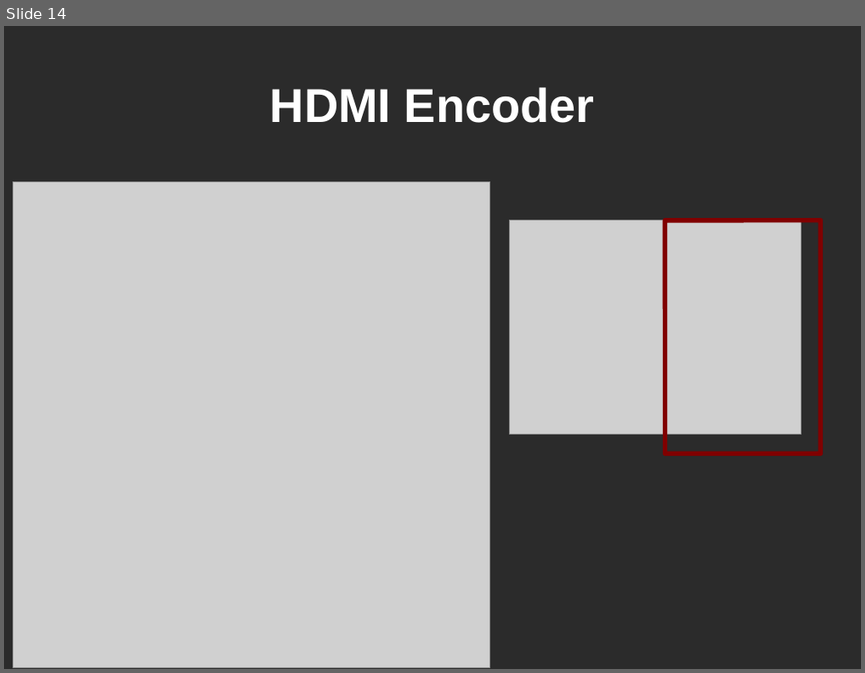
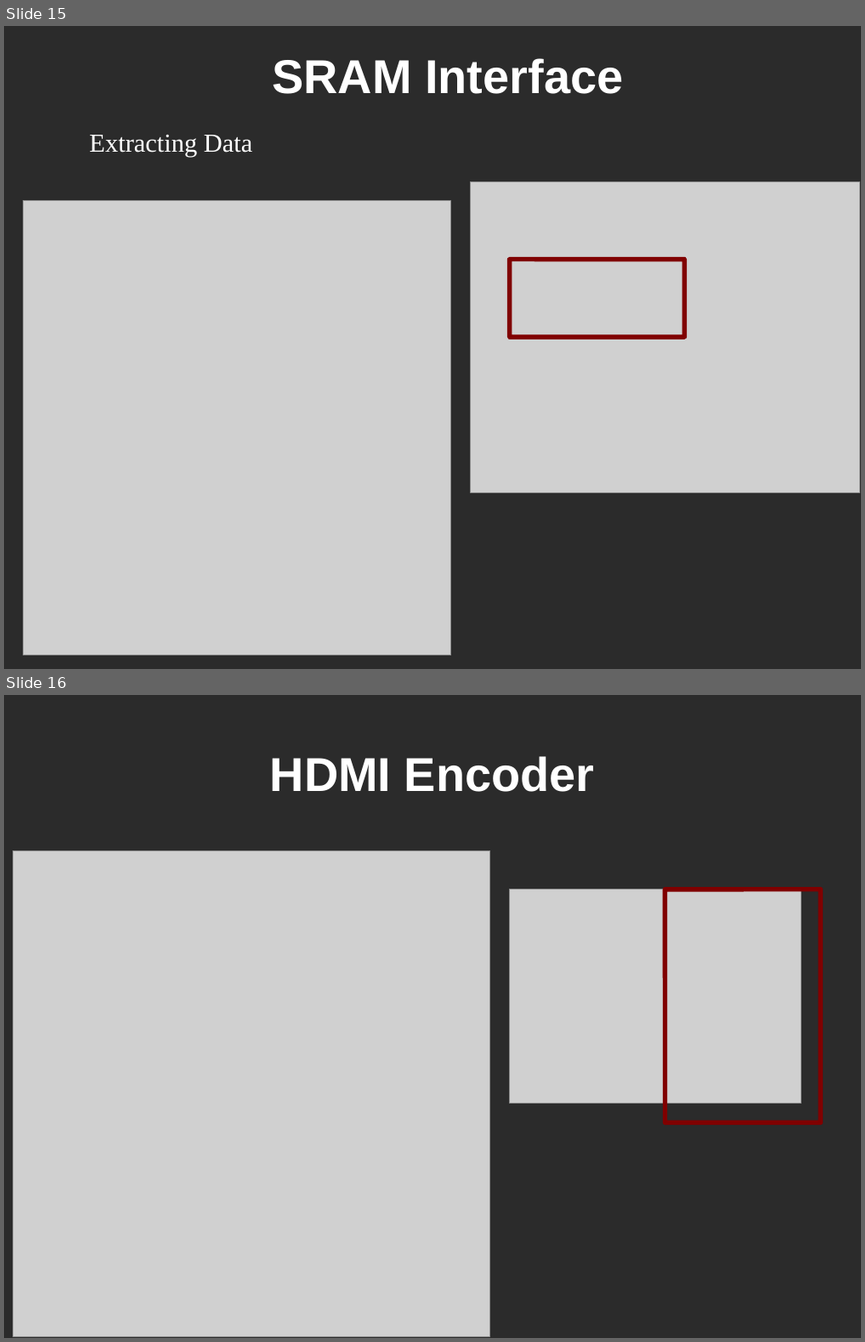
Before and after one commit to snowpuppy/ECE337, a slide deck: docs/ece337_2.ppt. Shown one above the other, each under a label of ours: slide 14 before the commit, slides 15 and 16 after it. The pictures are 865x673 and 865x1342 pixels, drawn with LibreOffice and Linux fonts; fonts in the diff are those of the drawing; grey boxes stand for pictures; background and template pictures are left out; a plain dark background stands for a picture behind light text. Boxes give left, top, right and bottom in pixels: in the first picture for what was removed or moved away, otherwise in the second. Text is boxed around its words. In the diff, an @@ line names an element or a change of style, - is before the commit and + after.

```diff
--- a/docs/ece337_2.ppt
+++ b/docs/ece337_2.ppt
@@ slide 15 added at (4, 26, 861, 669), background picture (left out) @@
@@ title added at (272, 58, 623, 94), 44 pt, text #FFFFFF, bold @@
+SRAM Interface
@@ text added at (89, 135, 252, 158), 24 pt, text #FFFFFF @@
+Extracting Data
@@ picture added at (24, 201, 451, 655) @@
@@ picture added at (471, 182, 859, 493) @@
@@ rounded rectangle added at (510, 259, 684, 337), outline #800000 4.31 pt @@
@@ what was slide 14 is now slide 16 @@
```
Also in this commit, not shown: 11 slides changed, 1 other slide added, 3 other files.
